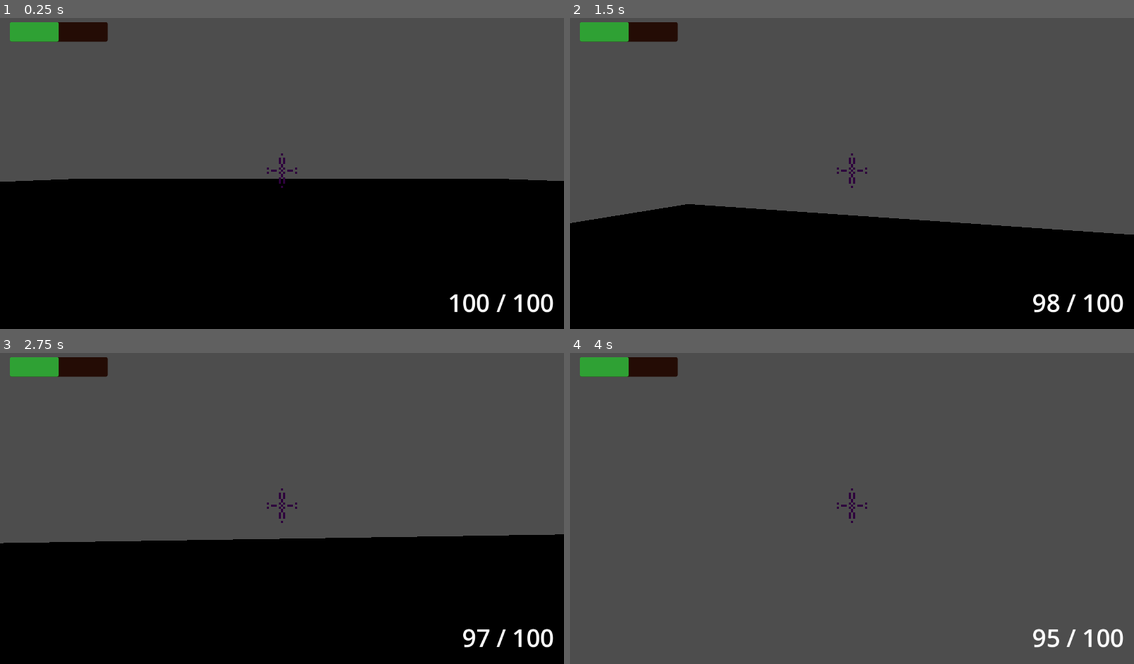
Above: before the commit, frames 1-4 (two rows, left to right).
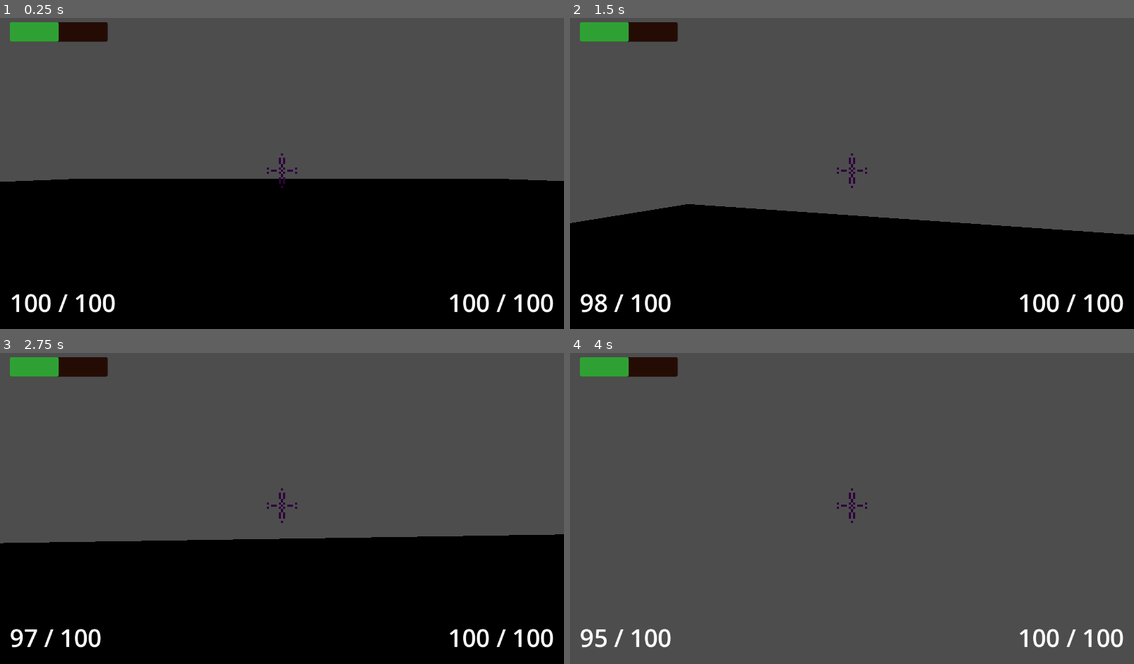
Above: after the commit, the same moments.

Repository: Bubullzz/CodeName-MegaKill
Game: Godot game, scene res://scenes/base.tscn
The game is run twice, just before and just after one commit, with the same random seed, the same clock (stepped at 60 frames per second) and the same inputs.
Inputs (mouse positions are in pixels of both pictures, inside the frame that each line leads up to):
- Up to frame 1 (0.25 s): no input
- Up to frame 2 (1.5 s): tap Enter at 0.5 s; move the mouse to (880, 170) at 0.52 s; hold 0 0.53-1.28 s; hold Up (ui_up) from 0.53 s (still down); click (880, 170) at 0.67 s; tap Space (jump) at 0.77 s; move the mouse to (823, 173) at 1.27 s; tap 0 at 1.35 s; click (823, 173) at 1.42 s
- Up to frame 3 (2.75 s): keep holding Up (ui_up); tap Space (jump) at 1.52 s; move the mouse to (293, 499) at 2.02 s; hold 1 from 2.03 s (still down); click (293, 499) at 2.17 s; tap 0 at 2.3 s
- Up to frame 4 (4 s): keep holding Up (ui_up); move the mouse to (846, 511) at 2.77 s; release 1 at 2.78 s; tap 0 at 2.85 s; click (846, 511) at 2.92 s; tap Space (jump) at 3.02, 3.77 s; move the mouse to (891, 508) at 3.52 s; hold 0 from 3.53 s (still down); click (891, 508) at 3.67 s

The runs differ from the first frame. In frame 1, 0.4% of the frame differs, in the area x 2-21%, y 88-95%; in frame 2, 0.6%, in the area x 1-87%, y 88-95%; in frame 3, 0.5%; in frame 4, 0.5%.

Commit message:
wip: weakspots & weapon sprites

Diff:
--- a/scenes/base.tscn
+++ b/scenes/base.tscn
@@ -3,8 +3,9 @@
 [ext_resource type="Shader" uid="uid://d3enmqypxhrci" path="res://shaders/checkered_text.tres" id="1_rpg24"]
 [ext_resource type="PackedScene" uid="uid://bw1drfqajadyt" path="res://scenes/player.tscn" id="2_baglu"]
 [ext_resource type="PackedScene" path="res://scenes/pistol.tscn" id="3_40w10"]
-[ext_resource type="PackedScene" uid="uid://262arpiba6lu" path="res://scenes/goon.tscn" id="3_t45w4"]
 [ext_resource type="PackedScene" uid="uid://5ntplykvk5fu" path="res://scenes/ui.tscn" id="4_h5ip5"]
+[ext_resource type="PackedScene" uid="uid://be3p8r6qjxrih" path="res://scenes/goons_manager.tscn" id="5_xvvcp"]
+[ext_resource type="Script" uid="uid://cl484a8d5fshe" path="res://scripts/goons_manager.gd" id="6_hh5oj"]
 
 [sub_resource type="BoxShape3D" id="BoxShape3D_g5ejs"]
 size = Vector3(5000, 1, 5000)
@@ -30,26 +31,17 @@
 mesh = SubResource("PlaneMesh_g5ejs")
 surface_material_override/0 = SubResource("ShaderMaterial_3vi8l")
 
-[node name="Player" parent="." unique_id=278495042 node_paths=PackedStringArray("weapon") instance=ExtResource("2_baglu")]
+[node name="Player" parent="." unique_id=278495042 node_paths=PackedStringArray("left_weapon", "right_weapon") instance=ExtResource("2_baglu")]
 transform = Transform3D(1, 0, 0, 0, 1, 0, 0, 0, 1, -1.64392, 0.5, -1.58216)
 jump_impulse = 25
-weapon = NodePath("../Pistol")
+left_weapon = NodePath("../Pistol")
+right_weapon = NodePath("../Pistol2")
 
-[node name="Pistol" parent="." unique_id=821041195 instance=ExtResource("3_40w10")]
+[node name="Pistol2" parent="." unique_id=821041195 instance=ExtResource("3_40w10")]
 
-[node name="Goon" parent="." unique_id=18861043 instance=ExtResource("3_t45w4")]
-transform = Transform3D(1, 0, 0, 0, 1, 0, 0, 0, 1, 20.069427, 5.6858463, 5.40337)
-
-[node name="goon" parent="." unique_id=1612734897 instance=ExtResource("3_t45w4")]
-transform = Transform3D(1, 0, 0, 0, 1, 0, 0, 0, 1, 16.655342, 0.5, 50.690697)
-
-[node name="goon2" parent="." unique_id=2097540254 instance=ExtResource("3_t45w4")]
-transform = Transform3D(1, 0, 0, 0, 1, 0, 0, 0, 1, -21.617409, 0.5, -29.375927)
-
-[node name="goon3" parent="." unique_id=762144613 instance=ExtResource("3_t45w4")]
-transform = Transform3D(1, 0, 0, 0, 1, 0, 0, 0, 1, 64.152016, 15.155924, -22.715036)
-
-[node name="goon4" parent="." unique_id=1744890246 instance=ExtResource("3_t45w4")]
-transform = Transform3D(1, 0, 0, 0, 1, 0, 0, 0, 1, -303.4639, 0.5, -12.55851)
+[node name="Pistol" parent="." unique_id=1052627702 instance=ExtResource("3_40w10")]
 
 [node name="UI" parent="." unique_id=571154096 instance=ExtResource("4_h5ip5")]
+
+[node name="GoonsManager" parent="." unique_id=1590915699 instance=ExtResource("5_xvvcp")]
+script = ExtResource("6_hh5oj")
--- a/scenes/goon.tscn
+++ b/scenes/goon.tscn
@@ -11,3 +11,5 @@
 
 [node name="CollisionShape3D" type="CollisionShape3D" parent="." unique_id=1959394854]
 shape = SubResource("BoxShape3D_32l3e")
+
+[node name="Area3D" type="Area3D" parent="." unique_id=489985166]
--- /dev/null
+++ b/scenes/goons_manager.tscn
@@ -0,0 +1,3 @@
+[gd_scene format=3 uid="uid://be3p8r6qjxrih"]
+
+[node name="GoonsManager" type="Node3D" unique_id=1590915699]
--- a/scenes/player.tscn
+++ b/scenes/player.tscn
@@ -27,6 +27,7 @@
 
 [node name="Area3D" type="Area3D" parent="." unique_id=1091823624]
 collision_layer = 0
+collision_mask = 4
 
 [node name="Hurtbox" type="CollisionShape3D" parent="Area3D" unique_id=384743655]
 transform = Transform3D(1.2, 0, 0, 0, 1.2, 0, 0, 0, 1.2, 0, 1.091514, 0)
--- a/scenes/ui.tscn
+++ b/scenes/ui.tscn
@@ -102,7 +102,26 @@
 texture = ExtResource("2_x4jx1")
 expand_mode = 5
 
-[node name="WeaponInfo" type="MarginContainer" parent="." unique_id=920030909]
+[node name="LeftWeaponInfo" type="MarginContainer" parent="." unique_id=757393118]
+layout_mode = 1
+anchors_preset = 2
+anchor_top = 1.0
+anchor_bottom = 1.0
+offset_top = -109.0
+offset_right = 143.0
+grow_vertical = 0
+theme_override_constants/margin_left = 20
+theme_override_constants/margin_top = 20
+theme_override_constants/margin_right = 20
+theme_override_constants/margin_bottom = 20
+
+[node name="LeftWeaponInfoLabel" type="Label" parent="LeftWeaponInfo" unique_id=1124941856]
+unique_name_in_owner = true
+layout_mode = 2
+text = "0 / 0"
+label_settings = SubResource("LabelSettings_yev5y")
+
+[node name="RightWeaponInfo" type="MarginContainer" parent="." unique_id=920030909]
 layout_mode = 1
 anchors_preset = 3
 anchor_left = 1.0
@@ -118,10 +137,27 @@
 theme_override_constants/margin_right = 20
 theme_override_constants/margin_bottom = 20
 
-[node name="WeaponInfoLabel" type="Label" parent="WeaponInfo" unique_id=1802059420]
+[node name="RightWeaponInfoLabel" type="Label" parent="RightWeaponInfo" unique_id=1802059420]
 unique_name_in_owner = true
 layout_mode = 2
 text = "0 / 0"
 label_settings = SubResource("LabelSettings_yev5y")
 
+[node name="WeaponSprites" type="HBoxContainer" parent="." unique_id=535618080]
+layout_mode = 1
+anchors_preset = 12
+anchor_top = 1.0
+anchor_right = 1.0
+anchor_bottom = 1.0
+grow_horizontal = 2
+grow_vertical = 0
+
+[node name="WeaponLeft" type="TextureRect" parent="WeaponSprites" unique_id=893552826]
+custom_minimum_size = Vector2(0, 300)
+layout_mode = 2
+
+[node name="WeaponRight" type="TextureRect" parent="WeaponSprites" unique_id=1456404986]
+custom_minimum_size = Vector2(0, 300)
+layout_mode = 2
+
 [connection signal="timeout" from="Crossair/HitMarker/HitMarkerTimer" to="." method="_on_hit_marker_timer_timeout"]
--- a/scripts/global.gd
+++ b/scripts/global.gd
@@ -2,3 +2,4 @@
 
 var player: Player
 var gravity = 45
+var goonManager: GoonManager
--- a/scripts/goon.gd
+++ b/scripts/goon.gd
@@ -6,6 +6,17 @@
 var health = 40
 var target: CharacterBody3D = null
 @export var damage = 10
+
+static func instantiate() -> Goon:
+	var instance: Goon = preload("res://scenes/goon.tscn").instantiate()
+	var min_distance = 10
+	var max_distance = 100
+	var pos: Vector2 = Vector2(randi() % max_distance + min_distance, randi() % max_distance + min_distance)
+	pos.x *= 1 if randi() % 2 else -1
+	pos.y *= 1 if randi() % 2 else -1
+	instance.position = Global.player.position + Vector3(pos.x, 0, pos.y)
+	Global.goonManager.add_child(instance)
+	return instance
 
 func hit(w: Weapon):
 	health -= w.damage
--- /dev/null
+++ b/scripts/goons_manager.gd
@@ -0,0 +1,12 @@
+extends Node3D
+
+class_name GoonManager
+
+# Called when the node enters the scene tree for the first time.
+func _ready() -> void:
+	Global.goonManager = self
+
+
+# Called every frame. 'delta' is the elapsed time since the previous frame.
+func _process(_delta: float) -> void:
+	pass
--- a/scripts/player.gd
+++ b/scripts/player.gd
@@ -9,7 +9,8 @@
 @export var speed = 14
 @export var jump_impulse: int
 @export var health = 100
-@export var weapon: Weapon
+@export var left_weapon: Weapon
+@export var right_weapon: Weapon
 var camera: Camera3D
 var ray: RayCast3D
 var mouse_sensi = .005
@@ -20,24 +21,20 @@
 	health -= goon.damage
 	life_updated.emit(health)
 
-func try_shoot():
+func try_shoot(weapon: Weapon):
 	if weapon.can_shoot():
 		weapon.shoot()
 		var first = ray.get_collider()
 		if first is Goon:
 			print("shot goon")
-			hit.emit(first)
+			hit.emit(first) # send info to UI
 			first.hit(weapon)
 		else:
 			print("shot nothing")
 	else: print("cannot shoot")
 
-
-
-
 func _on_hurtbox_entered(body: Node3D) -> void:
 	if body is Goon: handle_goon_collision(body); return;
-
 
 func _init() -> void:
 	Global.player = self
@@ -52,6 +49,14 @@
 		rotate_y(-event.screen_relative.x * mouse_sensi)
 		$Camera3D.rotate_x(-event.screen_relative.y * mouse_sensi)
 		$Camera3D.rotation.x = clampf($Camera3D.rotation.x, deg_to_rad(-90), deg_to_rad(90))
+	if Input.is_key_pressed(KEY_0):
+		Goon.instantiate()
+
+func handle_click_input() -> void:
+	if Input.is_mouse_button_pressed(MOUSE_BUTTON_LEFT):
+		try_shoot(left_weapon)
+	if Input.is_mouse_button_pressed(MOUSE_BUTTON_RIGHT):
+		try_shoot(right_weapon)
 
 func _physics_process(delta):
 	var target_velocity = Vector3.ZERO
@@ -73,5 +78,4 @@
 	# Rotating the character
 	move_and_slide()
 
-	if Input.is_mouse_button_pressed(1):
-		try_shoot()
+	handle_click_input()
--- a/scripts/ui.gd
+++ b/scripts/ui.gd
@@ -10,13 +10,20 @@
 	%HitMarkerSound.play()
 
 func update_weapon_info(w: Weapon):
-	%WeaponInfoLabel.text = "%d / %d" % [w.curr_ammo, w.max_ammo]
+	if w == Global.player.right_weapon:
+		%RightWeaponInfoLabel.text = "%d / %d" % [w.curr_ammo, w.max_ammo]
+	elif w == Global.player.left_weapon:
+		%LeftWeaponInfoLabel.text = "%d / %d" % [w.curr_ammo, w.max_ammo]
+	else:
+		print("this shouldn't be printed")
 
 func _ready() -> void:
 	Global.player.life_updated.connect(func (h): %ProgressBar.value = h)
 	Global.player.hit.connect(mark_hit)
-	Global.player.weapon.weapon_updated.connect(update_weapon_info)
-	update_weapon_info(Global.player.weapon)
+	Global.player.left_weapon.weapon_updated.connect(update_weapon_info)
+	Global.player.right_weapon.weapon_updated.connect(update_weapon_info)
+	update_weapon_info(Global.player.left_weapon)
+	update_weapon_info(Global.player.right_weapon)
 
 func _process(_delta):
 	if Input.is_action_pressed("pause"):
--- a/scripts/Weapon.gd
+++ b/scripts/weapon.gd
@@ -15,7 +15,7 @@
 var weapon_name = "dummy"
 @export var firerated_player: AudioStreamPlayer
 var shoot_player: AudioStreamPlayer
-
+var sprite: Sprite2D
 
 func setup_sound_players(default = false):
 	firerated_player = AudioStreamPlayer.new()
Not shown: 1 places in scenes/pistol.tscn that only renumber resources
Not shown, added: scripts/goons_manager.gd.uid
Renamed: scripts/Weapon.gd.uid -> scripts/weapon.gd.uid
